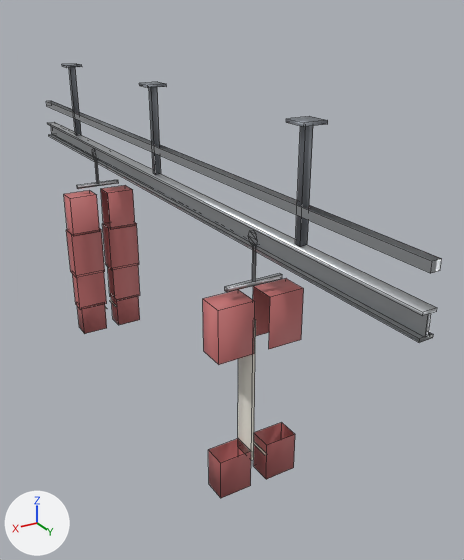
What one commit did to the FBX model Tools/butchery/fbx/SM_RAIL_CARCASS_RUN.fbx.
Camera for both pictures: a 50 mm lens placed at (2.18, 4.84, 4.49), pointed at (-0.48, 0.41, 2.27). The lights are fixed; the arrows at lower left show +X, +Y and +Z. The older version comes first. Mesh edges are drawn as thin lines.

In view in the first picture: 'SM_RAIL_CARCASS_RUN'.
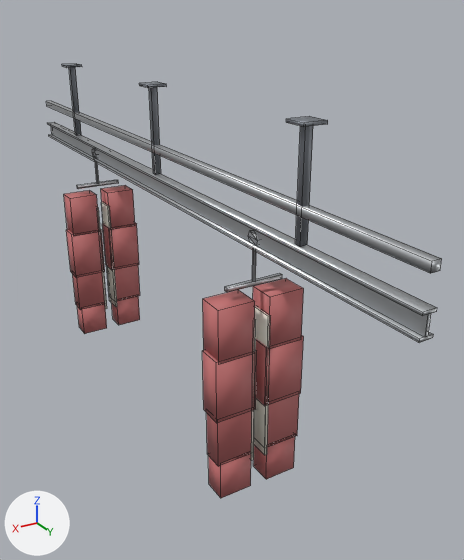
Boxes (x1, y1, x2, y2) around the edits, measured in the pictures (464 x 560 px):
part 1 of me_sm_rail_carcass_run, added: after (255, 335, 304, 406)
part 2 of me_sm_rail_carcass_run, added: after (202, 350, 257, 423)
part 3 of me_sm_rail_carcass_run, added: after (47, 101, 442, 466)

The change in detail:
me_sm_rail_carcass_run is used by ob_sm_rail_carcass_run; location (0.0, 0.0, 0.0).
me_sm_rail_carcass_run had 268 vertices, 154 faces and spanned x -0.36..0.36, y -3.0..3.0, z 1.14..3.91.
me_sm_rail_carcass_run now has 312 vertices, 231 faces and spans x -0.36..0.36, y -3.0..3.0, z 1.14..3.91.
me_sm_rail_carcass_run part 1: a new loose piece, a box spanning x -0.36..-0.04, y 1.41..1.6, z 1.82..2.3, in mat_m_butchery_meat (pink #c46f6f).
me_sm_rail_carcass_run part 2: a new loose piece, a box spanning x 0.04..0.36, y 1.41..1.6, z 1.82..2.3, in mat_m_butchery_meat (pink #c46f6f).
Part 3, on me_sm_rail_carcass_run:
8 vertices are added at x -0.35..0.05, y 1.44..1.6, z 1.44..1.84.
12 new vertices lie (0.0, 0.0, 1.16) away from vertices in x -0.07..0.07, y -1.58..1.6, z 1.38.
8 new vertices lie (0.3, 0.0, 0.0) away from vertices in x -0.35..0.05, y 1.44..1.6, z 1.44..1.84.
20 new faces join them, mat_m_butchery_steelbrushed (light grey #c8cbce).
3 new faces join them, mat_m_butchery_paintedframe (grey #868b93).
25 new faces join them, mat_m_butchery_meat (pink #c46f6f).
17 new faces join them, mat_m_butchery_fat (white #f3f0e5).
